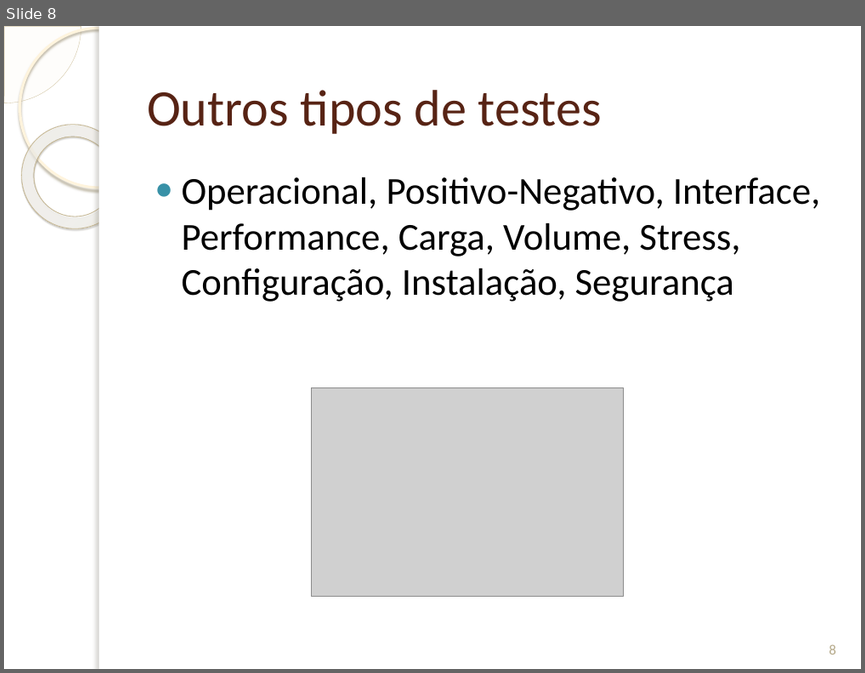
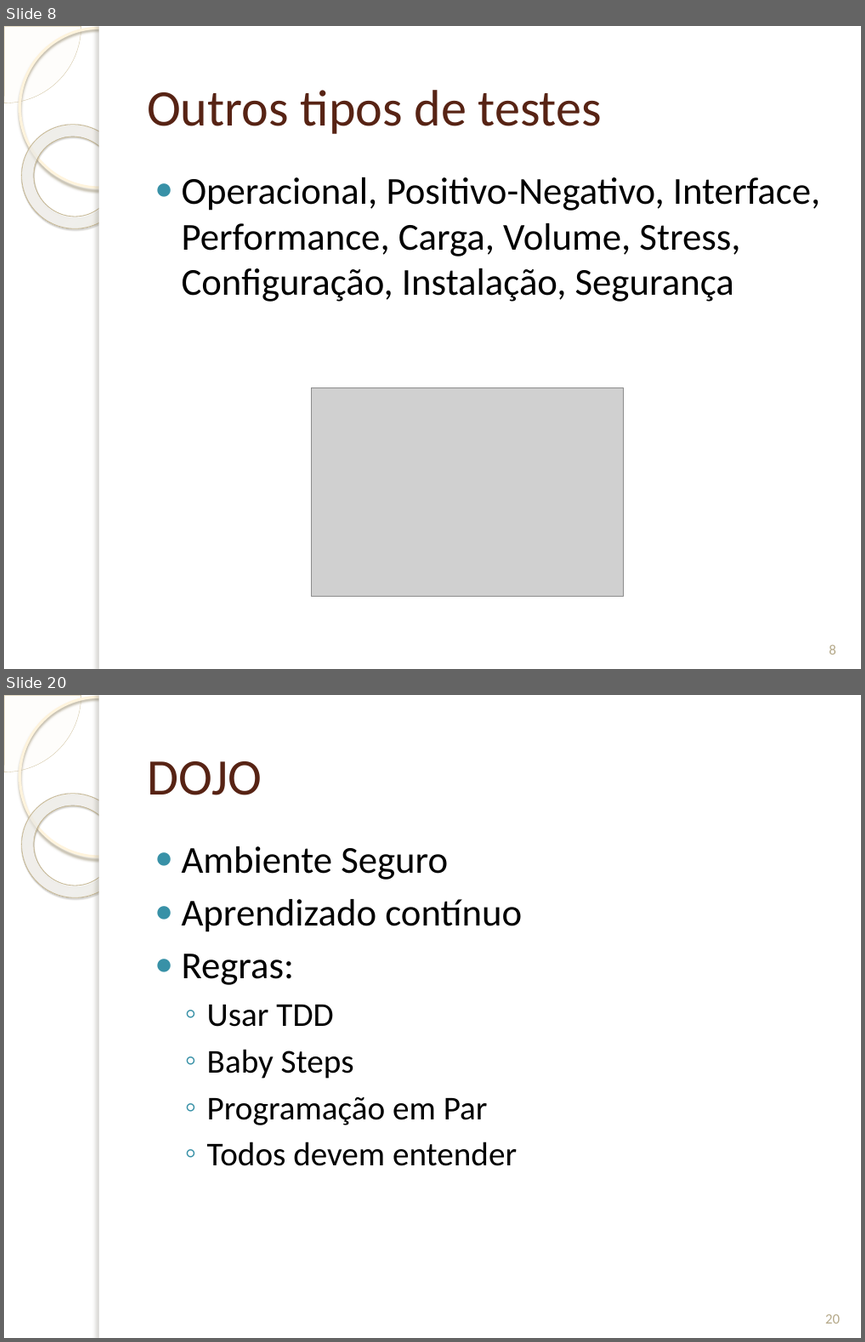
Before and after one commit to GilsonFonseca/TrabEngCompGrupo1, a slide deck: Trab Eng Software/Projeto sobre Testes/Teste de Software apoiado por ferramentas livres.pptx. Shown one above the other, each under a label of ours: slide 8 before the commit, slides 8 and 20 after it; the slides between them are not shown. The pictures are 865x673 and 865x1342 pixels, drawn with LibreOffice and Linux fonts; fonts in the diff are those of the drawing; grey boxes stand for pictures; background and template pictures are left out. Boxes give left, top, right and bottom in pixels: in the first picture for what was removed or moved away, otherwise in the second. Text is boxed around its words. In the diff, an @@ line names an element or a change of style, - is before the commit and + after.

```diff
--- a/Trab Eng Software/Projeto sobre Testes/Teste de Software apoiado por ferramentas livres.pptx
+++ b/Trab Eng Software/Projeto sobre Testes/Teste de Software apoiado por ferramentas livres.pptx
@@ slide 20 added at <box>4,695,861,1338</box>, background picture (left out); not listed: 5 template elements that a slide beside it also shows @@
@@ title added at <box>147,761,262,795</box>, 43 pt, text #572314 @@
+DOJO
@@ text added at <box>182,846,522,1166</box>, 28 pt, text #000000 @@
+● Ambiente Seguro
+● Aprendizado contínuo
+● Regras:
+  ◦ Usar TDD
+  ◦ Baby Steps
+  ◦ Programação em Par
+  ◦ Todos devem entender
@@ page number added at <box>825,1314,840,1323</box>, 12 pt, text #B6A98A @@
+20
```
Also in this commit, not shown: 2 slides changed, 13 other slides added.
